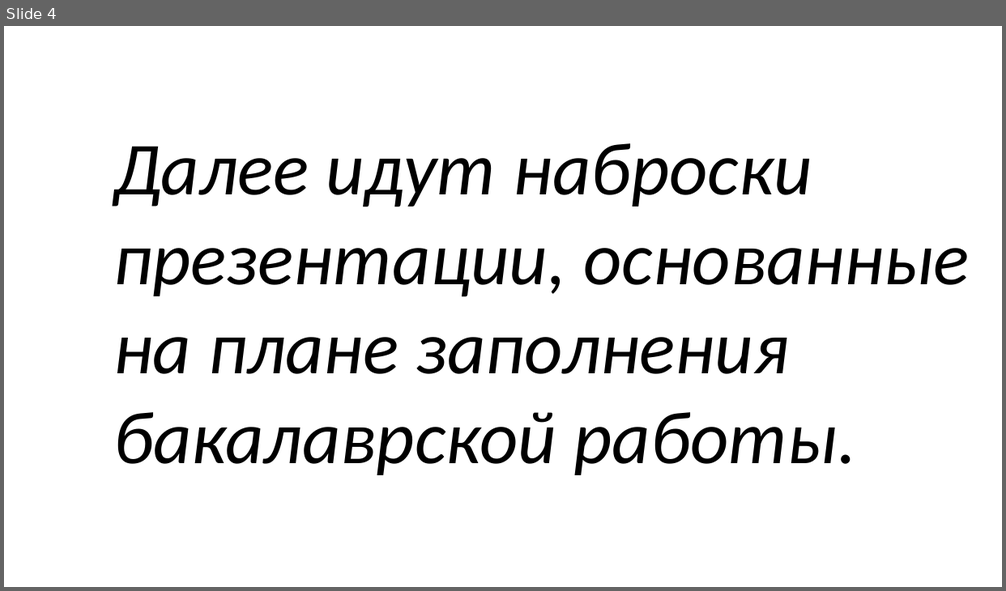
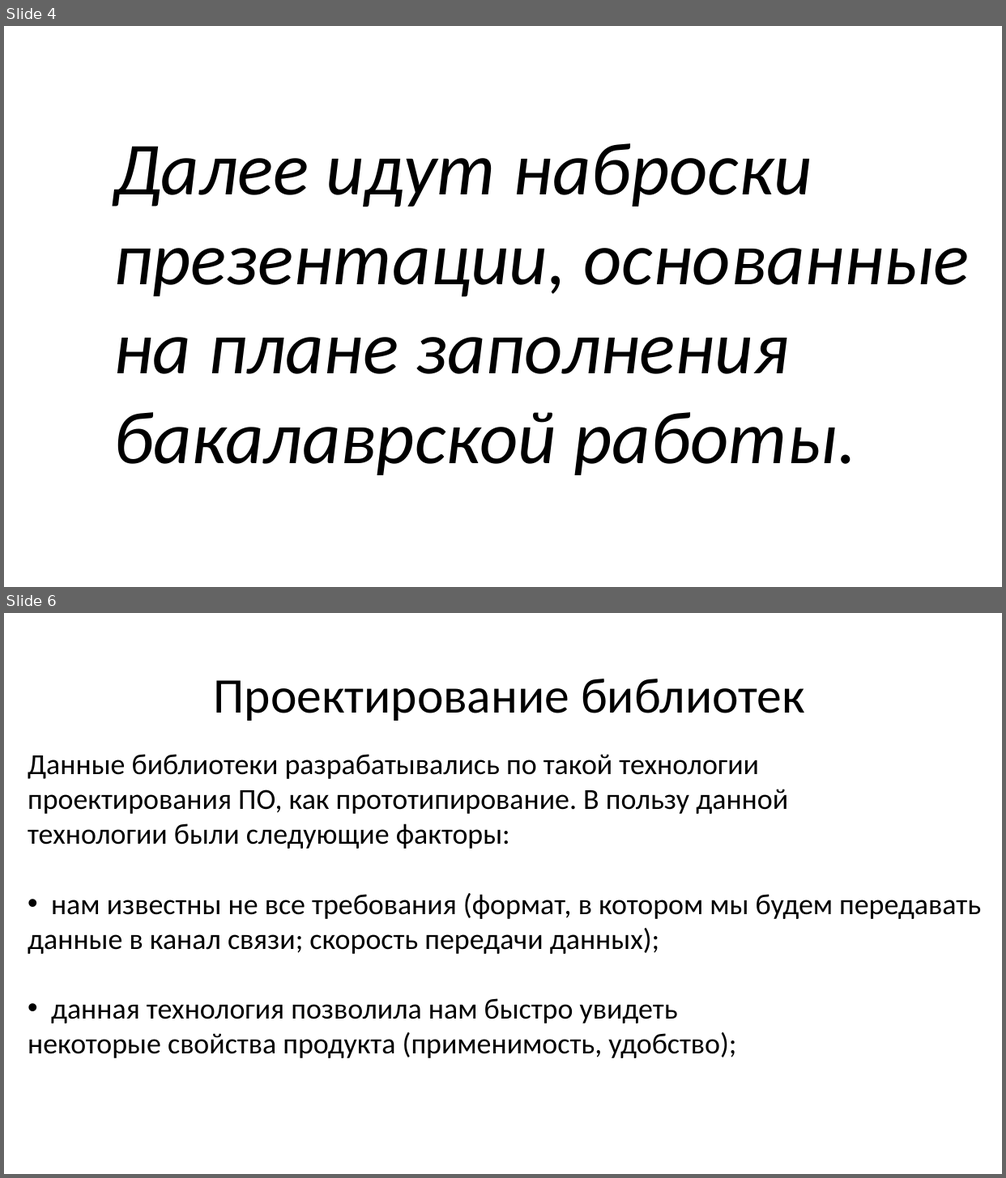
Before and after one commit to mrAdiy/rmsc_bak, a slide deck: Доклад на 17_05_2016.pptx. Shown one above the other, each under a label of ours: slide 4 before the commit, slides 4 and 6 after it; the slides between them are not shown. The pictures are 1006x591 and 1006x1178 pixels, drawn with LibreOffice and Linux fonts; fonts in the diff are those of the drawing. Boxes give left, top, right and bottom in pixels: in the first picture for what was removed or moved away, otherwise in the second. Text is boxed around its words. In the diff, an @@ line names an element or a change of style, - is before the commit and + after.

```diff
--- a/Доклад на 17_05_2016.pptx
+++ b/Доклад на 17_05_2016.pptx
@@ slide 6 added at [4,613,1002,1174], background #FFFFFF @@
@@ text added at [213,679,805,721], 48 pt, text #000000 @@
+Проектирование библиотек
@@ text added at [27,754,981,1059], 28 pt, text #000000 @@
+Данные библиотеки разрабатывались по такой технологии
+проектирования ПО, как прототипирование. В пользу данной
+технологии были следующие факторы:
+• нам известны не все требования (формат, в котором мы будем передавать
+данные в канал связи; скорость передачи данных);
+• данная технология позволила нам быстро увидеть
+некоторые свойства продукта (применимость, удобство);
```
Also in this commit, not shown: 1 other slide added, 3 slides removed, 1 other file.
